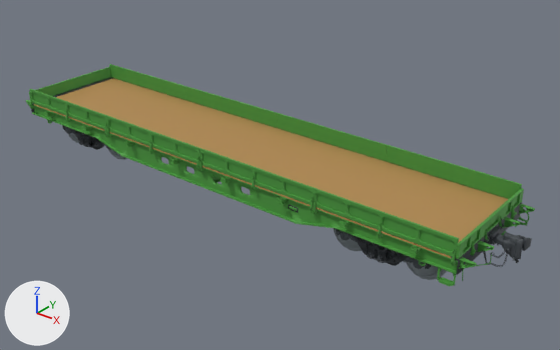
What one commit did to the glTF model models/platform_13_192_01.glb.
One viewpoint serves both versions: a camera (50 mm lens) standing at (12.1, -13.56, 9.17) and looking at (0.87, 0.48, 0.47). Arrows for +X, +Y and +Z are at lower left; the lights stay in place. The older version comes first. Where no turn or scale is listed for an object, it has been applied to the vertices.

Objects in the first picture: 'pl_coupler_B', 'pl_end_board', 'pl_end_sill', 'pl_floor', 'pl_side_board', 'pl_side_frame_B', 'pl_side_sill', 'pl_stake_pocket', 'pl_wheelset_A', 'pl_wheelset_B' and 8 more.
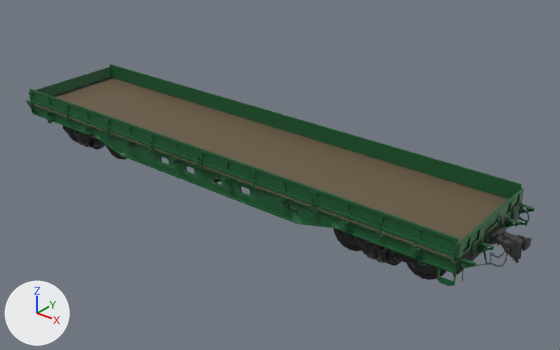
What differs and where, as boxes (x1, y1, x2, y2) in the pictures (560 x 350 px):
'pl_floor', recoloured (orange to brown)
    both: (34, 78, 508, 258)
'pl_side_board', recoloured
    both: (29, 64, 522, 258)
'pl_side_sill', recoloured
    both: (32, 105, 458, 274)
'pl_end_board', recoloured
    both: (29, 67, 524, 265)
'pl_wheelset_B', recoloured
    both: (333, 228, 447, 280)
'pl_wheelset_A', recoloured
    both: (68, 133, 127, 160)

Patch to the scene script:
```diff
--- a/models/platform_13_192_01.glb.py
+++ b/models/platform_13_192_01.glb.py
@@ mat_pl_end_board @@
 mat_pl_end_board = principled_material('pl_end_board')
-mat_pl_end_board.base_color = (0.0783, 0.342, 0.055)  # green #4f9e42
+mat_pl_end_board.base_color = (0.01, 0.107, 0.0331)  # dark green #195c33
 mat_pl_end_board.metallic = 0.15
@@ mat_pl_floor @@
 mat_pl_floor = principled_material('pl_floor')
-mat_pl_floor.base_color = (0.477, 0.274, 0.089)  # orange #b88f54
+mat_pl_floor.base_color = (0.147, 0.107, 0.0593)  # brown #6b5c45
 mat_pl_floor.metallic = 0.15
@@ mat_pl_side_board @@
 mat_pl_side_board = principled_material('pl_side_board')
-mat_pl_side_board.base_color = (0.0783, 0.342, 0.055)  # green #4f9e42
+mat_pl_side_board.base_color = (0.01, 0.107, 0.0331)  # dark green #195c33
 mat_pl_side_board.metallic = 0.15
@@ mat_pl_side_sill @@
 mat_pl_side_sill = principled_material('pl_side_sill')
-mat_pl_side_sill.base_color = (0.0783, 0.342, 0.055)  # green #4f9e42
+mat_pl_side_sill.base_color = (0.01, 0.107, 0.0331)  # dark green #195c33
 mat_pl_side_sill.metallic = 0.15
@@ mat_pl_wheelset @@
 mat_pl_wheelset = principled_material('pl_wheelset')
-mat_pl_wheelset.base_color = (0.233, 0.274, 0.296)  # grey #858f94
+mat_pl_wheelset.base_color = (0.0331, 0.0331, 0.0331)  # dark grey #333333
 mat_pl_wheelset.metallic = 0.15
```
